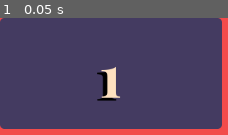
Above: before the commit, frame 1.
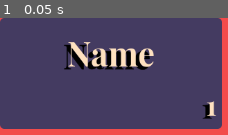
Above: after the commit, the same moment.

Repository: TheTwoBoom/andlig
Game: Godot game, scene res://assets/player_container.tscn
Two runs of this game, one before a commit and one after it. Both use one fixed random seed, a clock stepped at 60 frames per second and the inputs below. This scene is started directly instead of the project's main scene.
Inputs:
- Up to frame 1 (0.05 s): no input

The runs differ from the first frame. In frame 1, 8.4% of the frame differs, in the area x 28-95%, y 20-87%.

Commit message:
Commit Message

Diff:
--- a/assets/player_container.tscn
+++ b/assets/player_container.tscn
@@ -21,8 +21,27 @@
 custom_minimum_size = Vector2(320, 160)
 theme = SubResource("Theme_p57ef")
 
-[node name="Label" type="Label" parent="."]
+[node name="MarginContainer" type="MarginContainer" parent="."]
+layout_mode = 2
+theme_override_constants/margin_left = 8
+theme_override_constants/margin_top = 8
+theme_override_constants/margin_right = 8
+theme_override_constants/margin_bottom = 8
+
+[node name="VBoxContainer" type="VBoxContainer" parent="MarginContainer"]
+layout_mode = 2
+
+[node name="NameLabel" type="Label" parent="MarginContainer/VBoxContainer"]
+layout_mode = 2
+size_flags_vertical = 6
+theme = ExtResource("1_n71u5")
+theme_override_font_sizes/font_size = 48
+text = "Name"
+horizontal_alignment = 1
+
+[node name="IDLabel" type="Label" parent="MarginContainer/VBoxContainer"]
 layout_mode = 2
 theme = ExtResource("1_n71u5")
+theme_override_font_sizes/font_size = 40
 text = "1"
-horizontal_alignment = 1
+horizontal_alignment = 2
--- a/scripts/game.gd
+++ b/scripts/game.gd
@@ -13,7 +13,7 @@
 		%ShadowGridContainer.add_child(shadow_container)
 
 	killer = PlayerManager.players.pick_random()
-	var label = %PlayerGridContainer.get_node_or_null("PanelContainer" + str(killer) + "/Label") as Label
+	var label = %PlayerGridContainer.get_node_or_null("PanelContainer" + str(killer)).find_child("NameLabel") as Label
 	var new_theme = preload("res://assets/font/big_font_red.tres")
 	label.theme = new_theme
 
@@ -23,6 +23,11 @@
 		toggle_container(id)
 
 func toggle_container(id):
-	var panel: PanelContainer = get_node_or_null("%PanelContainer" + str(id))
+	var panel
+	for child in %PlayerGridContainer.get_children():
+		var child_id = int(child.find_child("IDLabel").text)
+		if id == child_id:
+			panel = child
+			break
 	var new_theme = preload("res://assets/panel_designs/dead_theme.tres")
 	panel.theme = new_theme
--- a/scripts/menu.gd
+++ b/scripts/menu.gd
@@ -16,6 +16,8 @@
 		%AddMorePlayers.visible = true
 
 func _on_add_player_button_pressed() -> void:
+	if str(%LineEdit.text).strip_edges().is_empty():
+		return
 	add_player()
 
 func _input(event: InputEvent) -> void:
